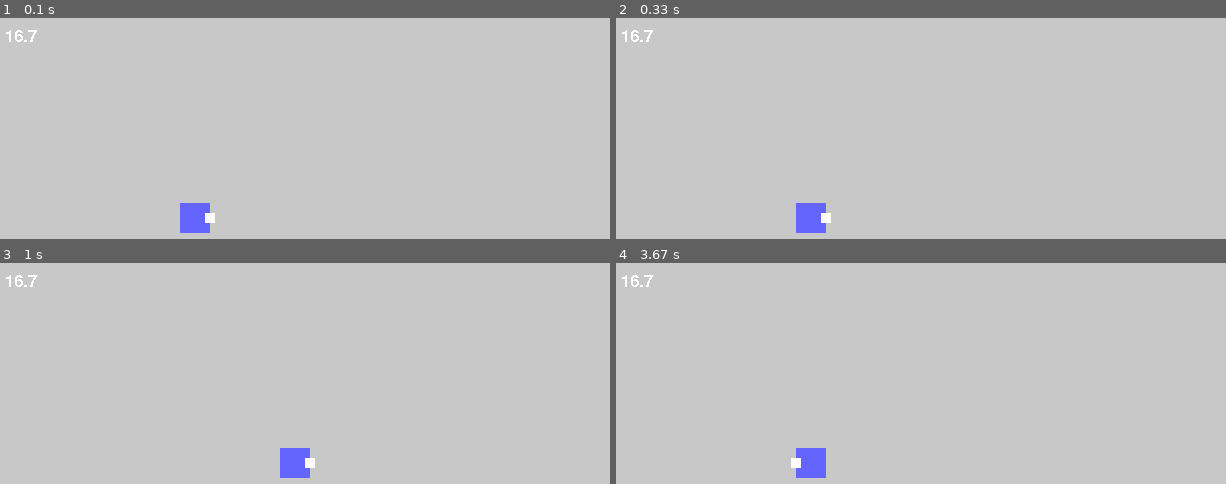
Above: before the commit, frames 1-4 (two rows, left to right).
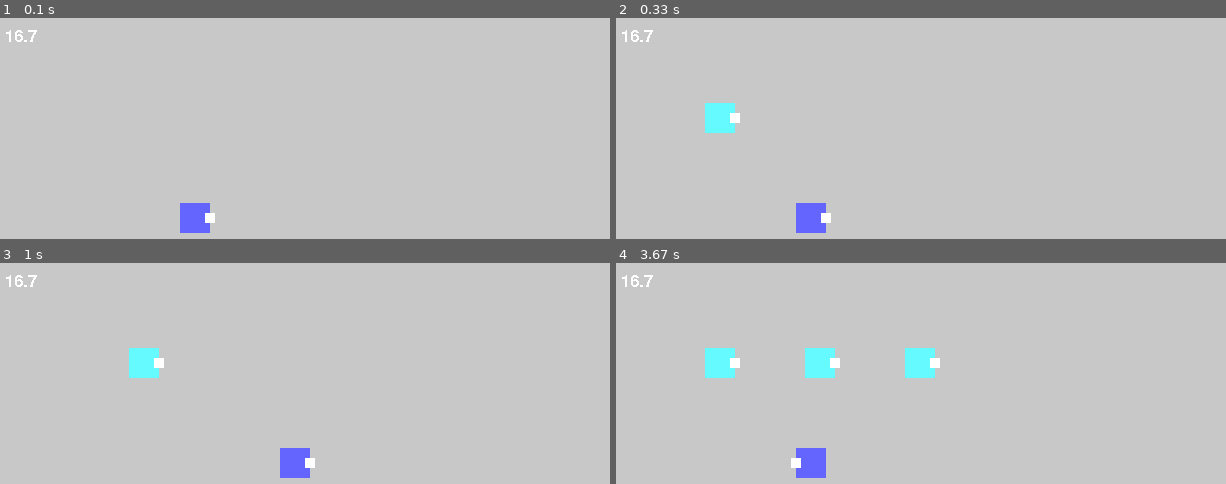
Above: after the commit, the same moments.

Repository: macchan1978/python_game
Game: pygame game, started from pygame_main.py
Same seed, same stepped clock (60 frames per second), same inputs: the game is played once before the commit and once after it.
Inputs:
- Up to frame 1 (0.1 s): no input
- Up to frame 2 (0.33 s): no input
- Up to frame 3 (1 s): tap Space at 0.33 s; hold Right from 0.67 s (still down)
- Up to frame 4 (3.67 s): release Right at 1.13 s; hold Up 1.17-1.47 s; hold Right 1.5-1.97 s; hold Left 2-2.53 s; tap Space at 2.57 s; hold Down 2.9-3.2 s; hold Left 3.23-3.63 s

Frame 1 is identical in both runs. In frame 2, 0.7% of the frame differs, in the area x 14-21%, y 38-53%; in frame 3, 0.7%; in frame 4, 2.1%, in the area x 14-54%, y 38-53%.

Commit message:
敵を作成

Diff:
--- a/objects/__init__.py
+++ b/objects/__init__.py
@@ -1,2 +1,3 @@
 from .objectBase import *
 from .player import *
+from .enemy import *
--- a/objects/bullet.py
+++ b/objects/bullet.py
@@ -9,6 +9,7 @@
         self.vec = vec
         self.rect = pg.Rect(0, 0, 10, 10)
         self.counter = 0
+        self.life = 1
 
     def tick(self):
         self.pos += self.vec
@@ -16,7 +17,10 @@
         self.counter += 1
 
     def isLive(self):
-        return self.counter < 20
+        return self.life >0 and self.counter < 30
+
+    def hit(self):
+        self.life -= 1
 
     #TODO : そのうち共通化
     def updateRect(self):
--- /dev/null
+++ b/objects/enemy.py
@@ -0,0 +1,44 @@
+from __future__ import annotations
+import pygame as pg
+import numpy as np
+from .objectBase import *
+
+
+class Enemy(ObjectBase):
+    def __init__(self, pos:PosF):
+        self.counter = 0
+        self.shotCount = 0
+        self.color = [100, 250, 255]
+        self.life = 5
+        self.pos = pos
+        self.speed = 1
+        self.dirVec = VecF(1, 0)
+        self.moveVec = VecF(1, 0)
+        # 当たり判定.
+        self.rect = pg.Rect(0, 0, 30, 30)
+        self.rectDir = pg.Rect(0, 0, 10, 10)
+        self.updateRect()
+        pass
+
+    def updateRect(self):
+        self.rect.center = self.pos.toPosI().toTuple()
+
+    def tick(self):
+        self.pos += self.moveVec
+        self.updateRect()
+        self.counter += 1
+
+    def hit(self):
+        self.life -=1
+
+    def isLive(self):
+        return self.life>0 and self.counter < 500
+
+    def render(self, surface: pg.surface.Surface):
+        pg.draw.rect(surface, color=self.color, rect=self.rect)
+        dirRectPos = self.pos + self.dirVec*15
+        self.rectDir.center = dirRectPos.toPosI().toTuple()
+        pg.draw.rect(surface, (255, 255, 255), rect=self.rectDir)
+
+        pass
+    pass
--- a/pygame_main.py
+++ b/pygame_main.py
@@ -51,7 +51,9 @@
     player = Player(pos=PosF(200, 200))
 
     bullets: list[Bullet] = []
+    enemies: list[Enemy] = []
     tpc = [time.perf_counter(), 0]
+    counter = 0
 
     gamePad = GamePad()
     while running:
@@ -65,18 +67,38 @@
                 if event.key == pg.K_ESCAPE:
                     running = False
 
+        if counter % 100 == 10:
+            enemies.append(Enemy(PosF(100,100)))
+
 
         player.play(gamePad, bullets)
         player.tick()
 
         for b in bullets:
             b.tick()
+
+        # 当たり判定の計算。O(n^2)だがまあ気にしない。
+        for e in enemies:
+            e.tick()
+            for b in bullets:
+                if b.isLive() and e.rect.colliderect(b.rect):
+                    e.hit()
+                    b.hit()
+                    #TODO : 当たったら音を鳴らしたい。
+
+
         bullets = [b for b in bullets if b.isLive()]
+        enemies = [e for e in enemies if e.isLive()]
+
+
+
 
         screen.fill((200, 200, 200))
         player.render(screen)
         for b in bullets:
             b.render(screen)
+        for e in enemies:
+            e.render(screen)
 
         # 処理時間
         tpc[1] = time.perf_counter()
@@ -86,6 +108,7 @@
         screen.blit(dispText, (10, 10))
 
         pg.display.flip()
+        counter += 1
 
 
 # run the main function only if this module is executed as the main script
